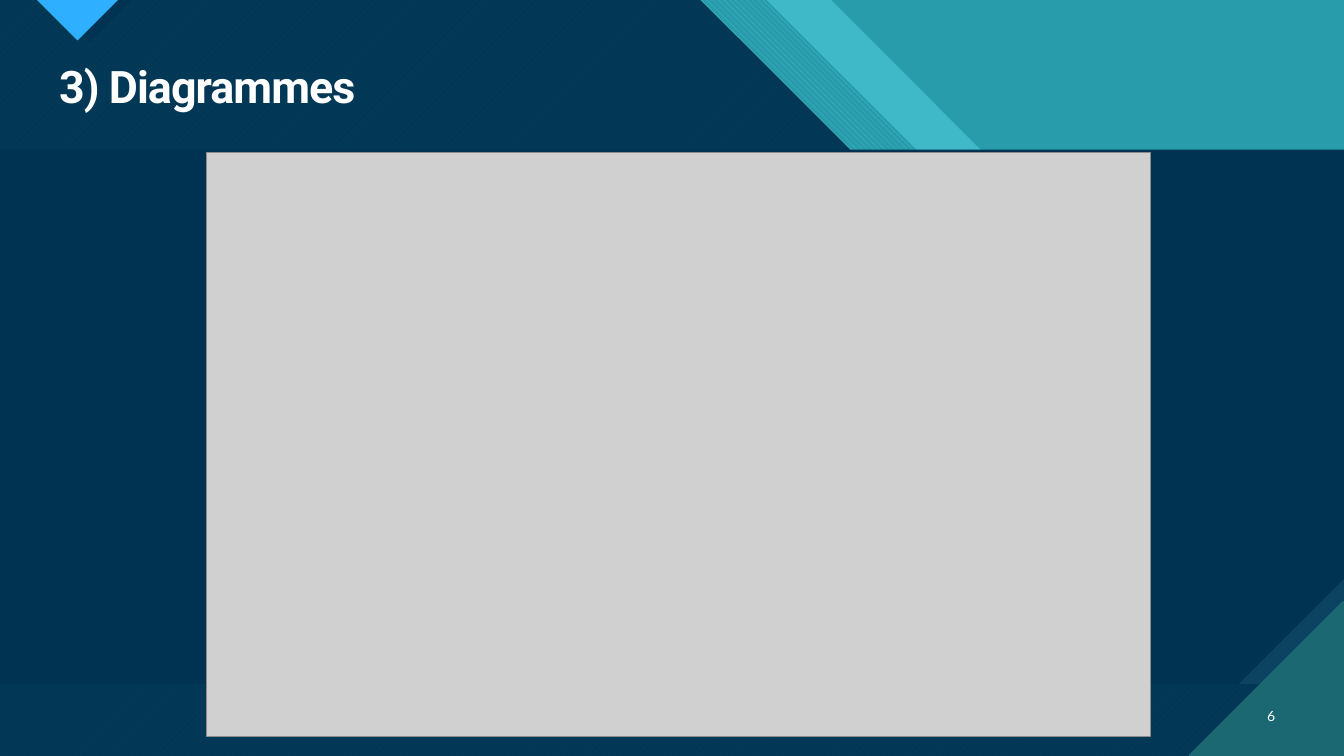
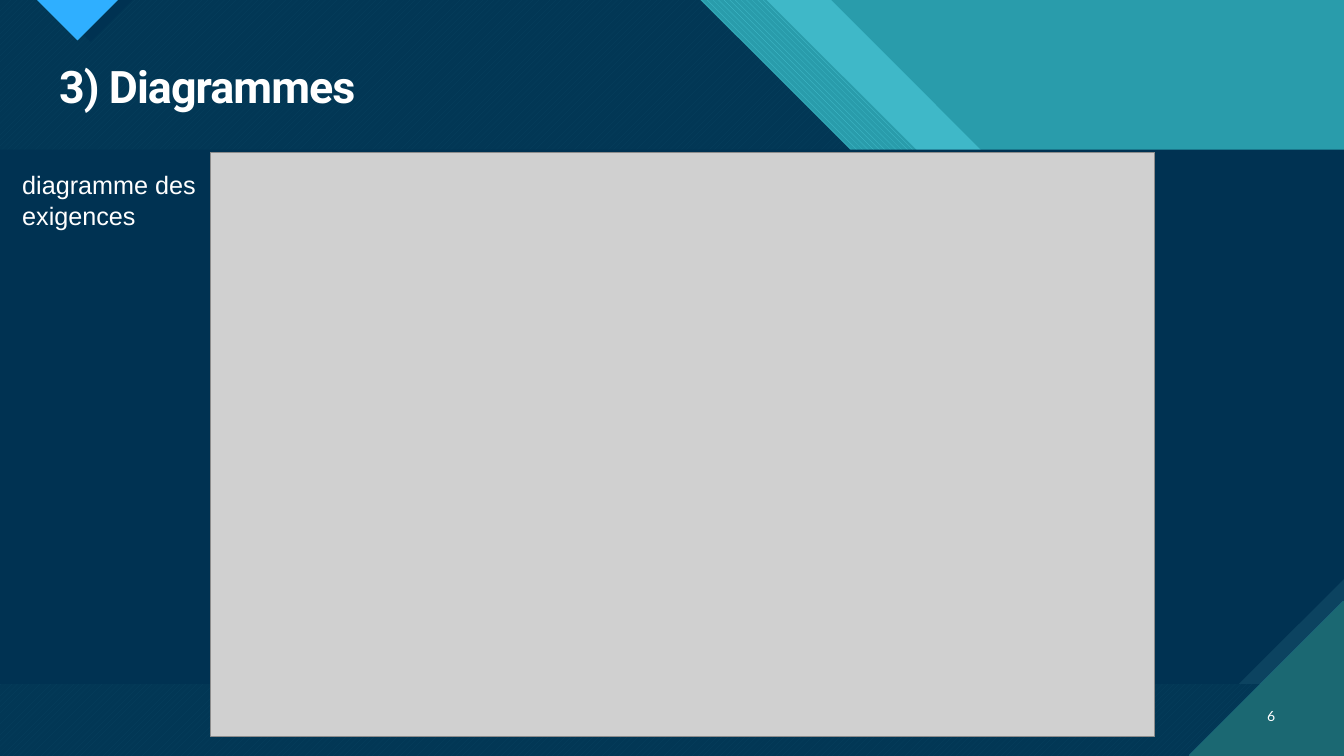
Before and after one commit to m4mchlk-svg/Projet-Pico-Centrale-Hydro-l-ctrique-BTS-CIEL-2nd, a slide deck: slide 6 of Rapport de PROJET/Diapo-Oral.pptx. Drawn at 1344x756 pixels with LibreOffice and Linux fonts; fonts in the diff are those of the drawing; grey boxes stand for pictures. Boxes give left, top, right and bottom in pixels: in the first picture for what was removed or moved away, otherwise in the second. Text is boxed around its words. In the diff, an @@ line names an element or a change of style, - is before the commit and + after.

```diff
--- a/Rapport de PROJET/Diapo-Oral.pptx
+++ b/Rapport de PROJET/Diapo-Oral.pptx
@@ text added at (22, 175, 196, 230), 18 pt, text #FFFFFF @@
+diagramme des exigences
@@ picture: place and size @@
-picture at (206, 152, 1150, 736)
+picture at (211, 152, 1155, 736)
```
Also in this commit, not shown: 4 other slides changed.
